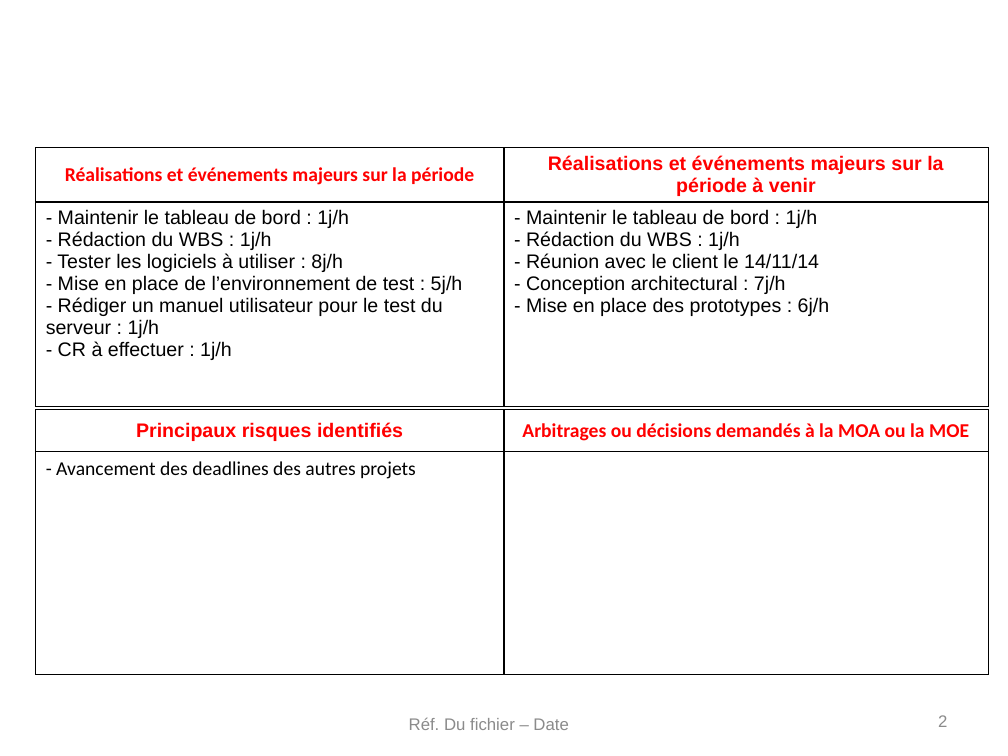
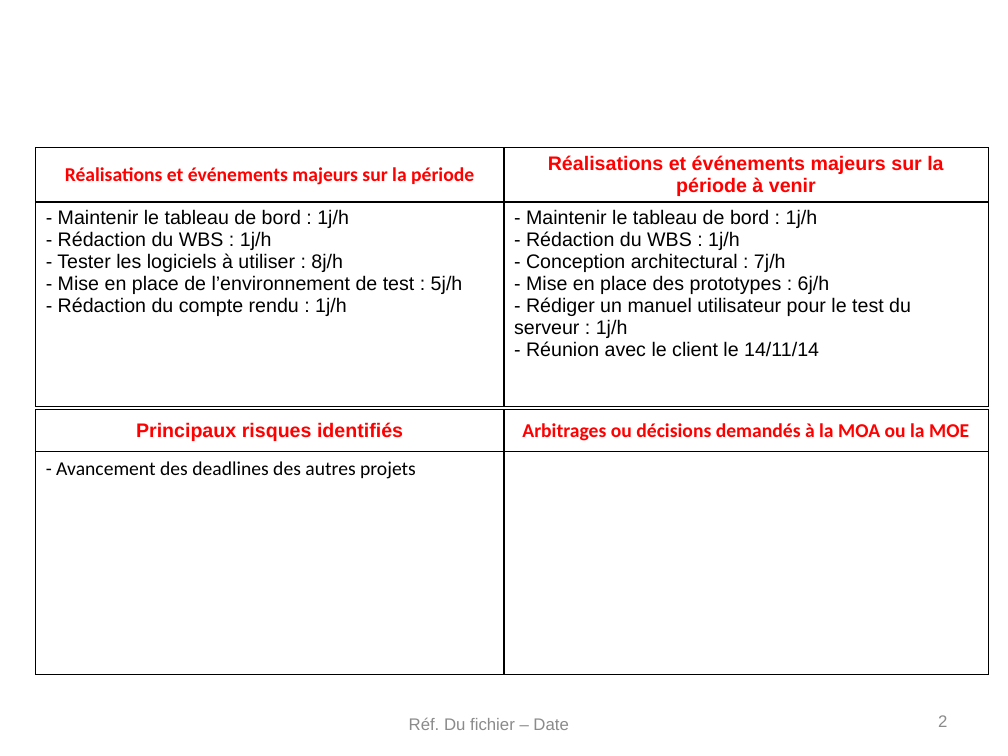
Before and after one commit to elecharny/pi-injector, a slide deck: slide 2 of Documents/TB 2014.11.11.pptx. Drawn at 1008x756 pixels with LibreOffice and Linux fonts; fonts in the diff are those of the drawing; background and template pictures are left out. Boxes give left, top, right and bottom in pixels: in the first picture for what was removed or moved away, otherwise in the second. Text is boxed around its words. In the diff, an @@ line names an element or a change of style, - is before the commit and + after.

```diff
--- a/Documents/TB 2014.11.11.pptx
+++ b/Documents/TB 2014.11.11.pptx
@@ table at (35,148,988,410) @@
-row 2, column 1: - Maintenir le tableau de bord : 1j/h / - Rédaction du WBS : 1j/h / - Tester les logiciels à utiliser : 8j/h / - Mise en place de l’environnement de test : 5j/h / - Rédiger un manuel utilisateur pour le test du serveur : 1j/h / - CR à effectuer : 1j/h
+row 2, column 1: - Maintenir le tableau de bord : 1j/h / - Rédaction du WBS : 1j/h / - Tester les logiciels à utiliser : 8j/h / - Mise en place de l’environnement de test : 5j/h / - Rédaction du compte rendu : 1j/h
-row 2, column 2: - Maintenir le tableau de bord : 1j/h / - Rédaction du WBS : 1j/h / - Réunion avec le client le 14/11/14 / - Conception architectural : 7j/h / - Mise en place des prototypes : 6j/h
+row 2, column 2: - Maintenir le tableau de bord : 1j/h / - Rédaction du WBS : 1j/h / - Conception architectural : 7j/h / - Mise en place des prototypes : 6j/h / - Rédiger un manuel utilisateur pour le test du serveur : 1j/h / - Réunion avec le client le 14/11/14
```
Also in this commit, not shown: 1 other slide changed.
